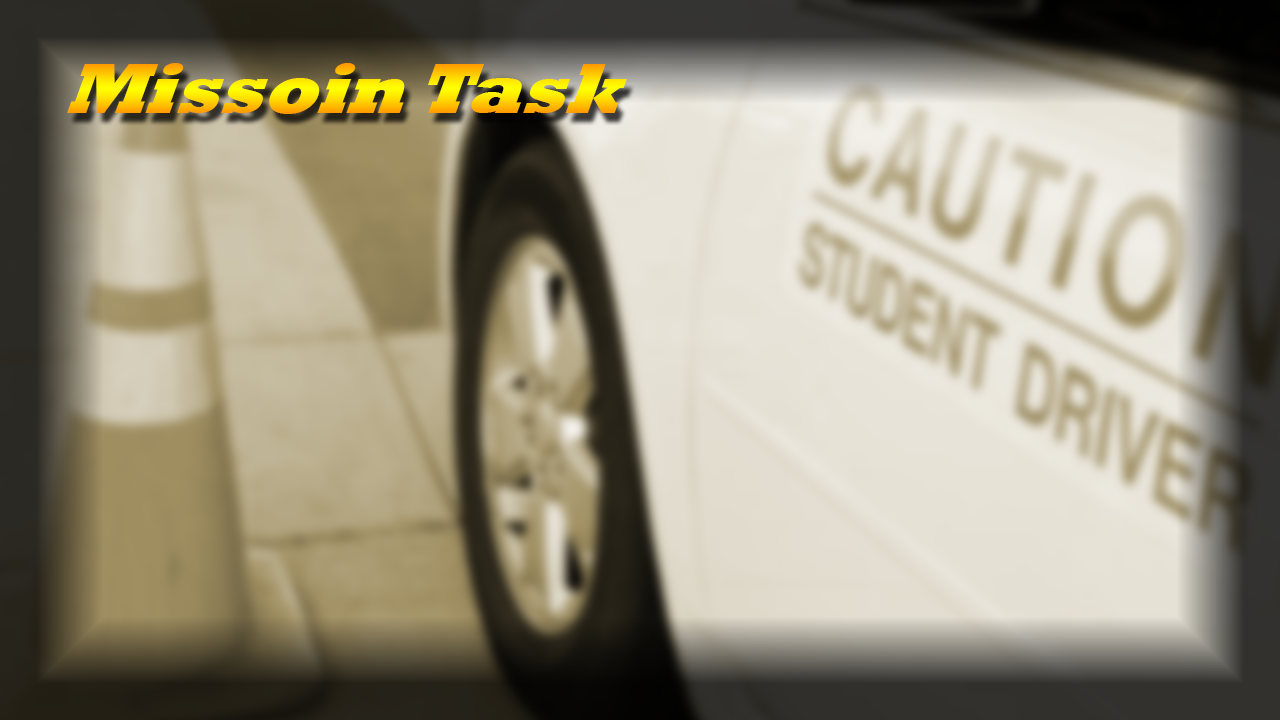
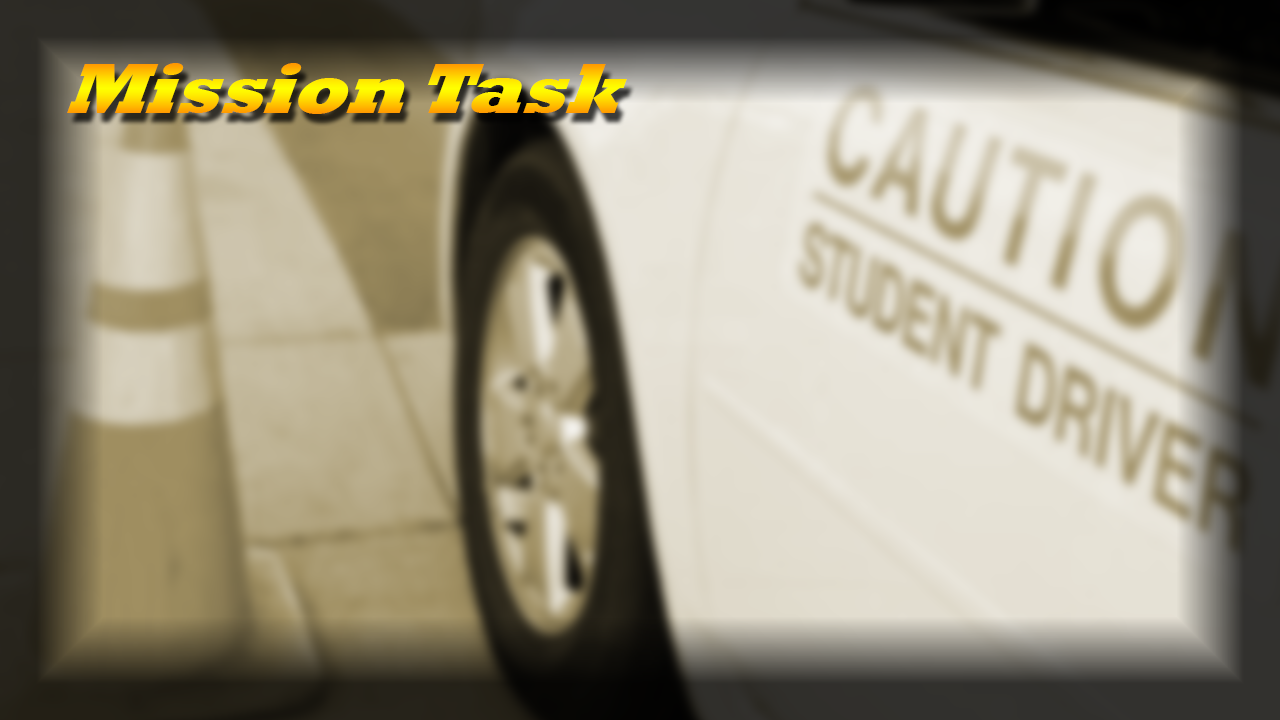
Before/after of a 1280x720 layered artwork. What changed in the layer stack:
renamed "Missoin Task" to "Mission Task", painted on it over (263, 63, 363, 114)
